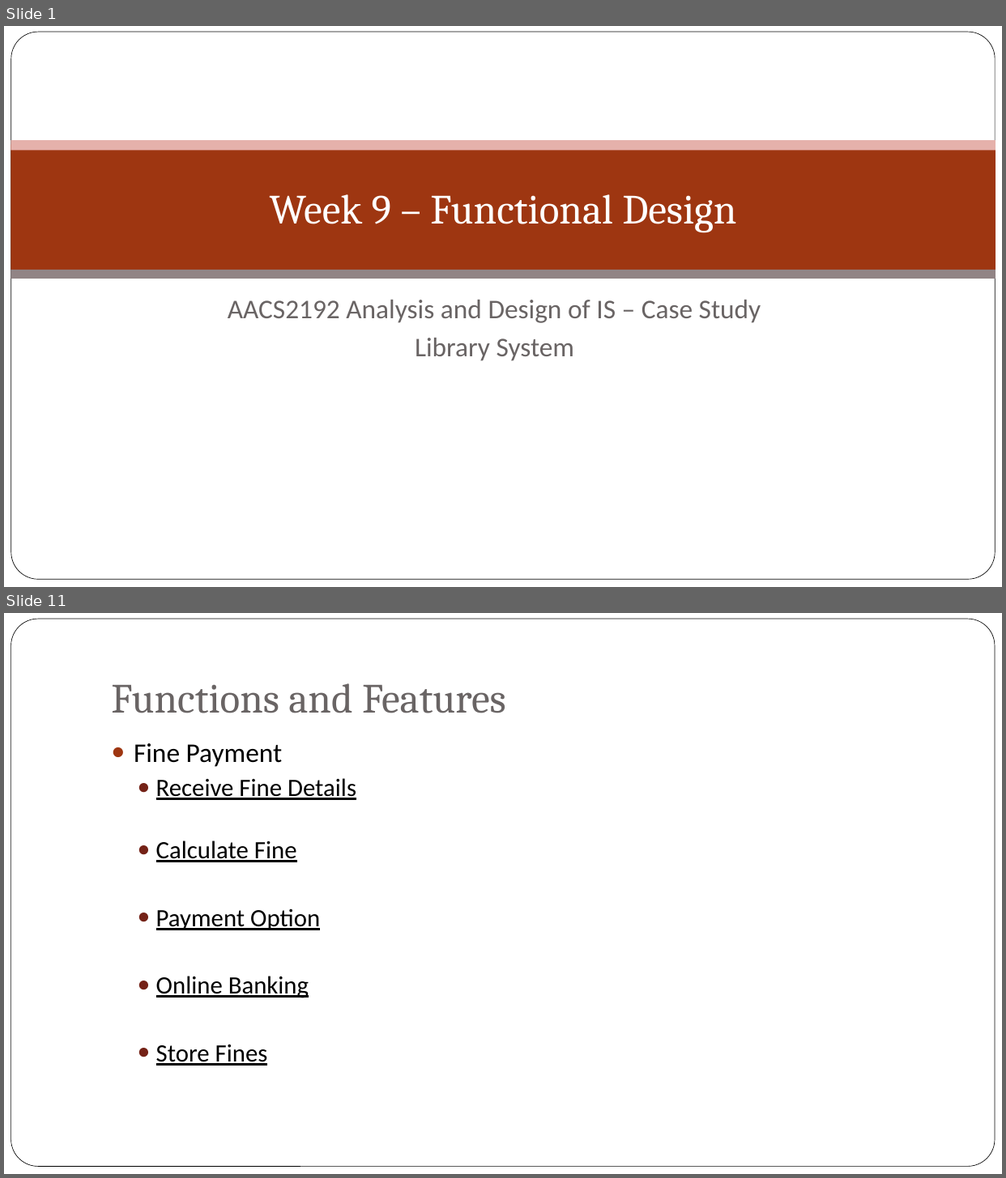
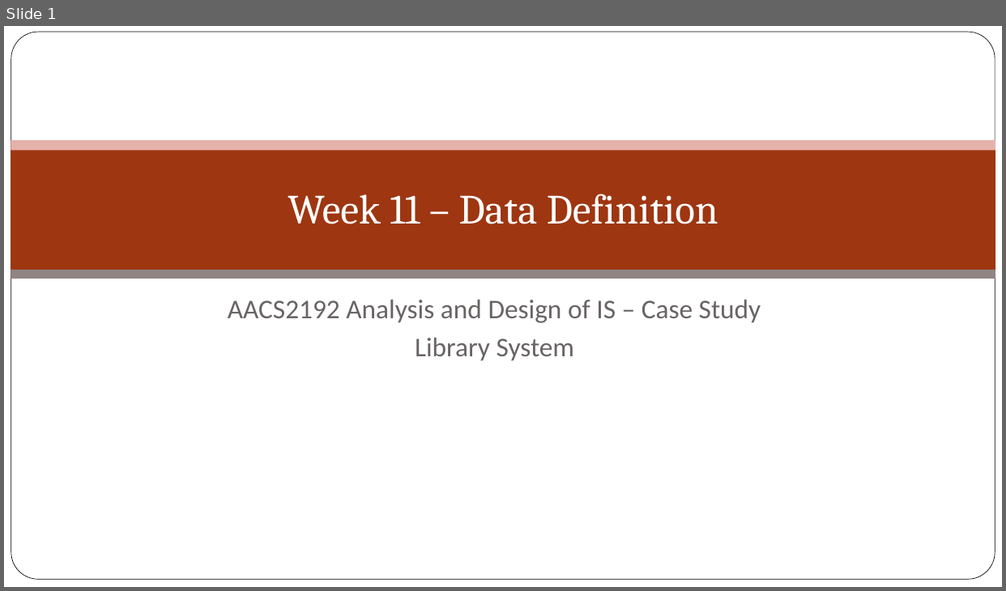
Before and after one commit to jyu1129/Library-System-IS-assignment, a slide deck: Week 9/Week 9 – Functional Design.pptx. Shown one above the other, each under a label of ours: slides 1 and 11 before the commit, slide 1 after it; the slides between them are not shown. The pictures are 1006x1178 and 1006x591 pixels, drawn with LibreOffice and Linux fonts; fonts in the diff are those of the drawing; background and template pictures are left out. Boxes give left, top, right and bottom in pixels: in the first picture for what was removed or moved away, otherwise in the second. Text is boxed around its words. In the diff, an @@ line names an element or a change of style, - is before the commit and + after.

Commit message:
updated week 11 and powerpoint

```diff
--- a/Week 9/Week 9 – Functional Design.pptx
+++ b/Week 9/Week 9 – Functional Design.pptx
@@ slide 11 removed at (4, 613, 1002, 1174), background picture (left out) @@
@@ rounded rectangle removed at (10, 619, 995, 1167) @@
@@ title removed at (111, 683, 506, 713) @@
-Functions and Features
@@ text removed at (134, 743, 356, 1066) @@
-● Fine Payment
-  ● Receive Fine Details
-  ● Calculate Fine
-  ● Payment Option
-  ● Online Banking
-  ● Store Fines
@@ slide 1 changed as well @@
@@ title at (288, 194, 718, 224): text changed @@
-Week 9 – Functional Design
+Week 11 – Data Definition
```
Also in this commit, not shown: 1 other slide changed, 28 slides added, 8 other slides removed, 2 other files.
